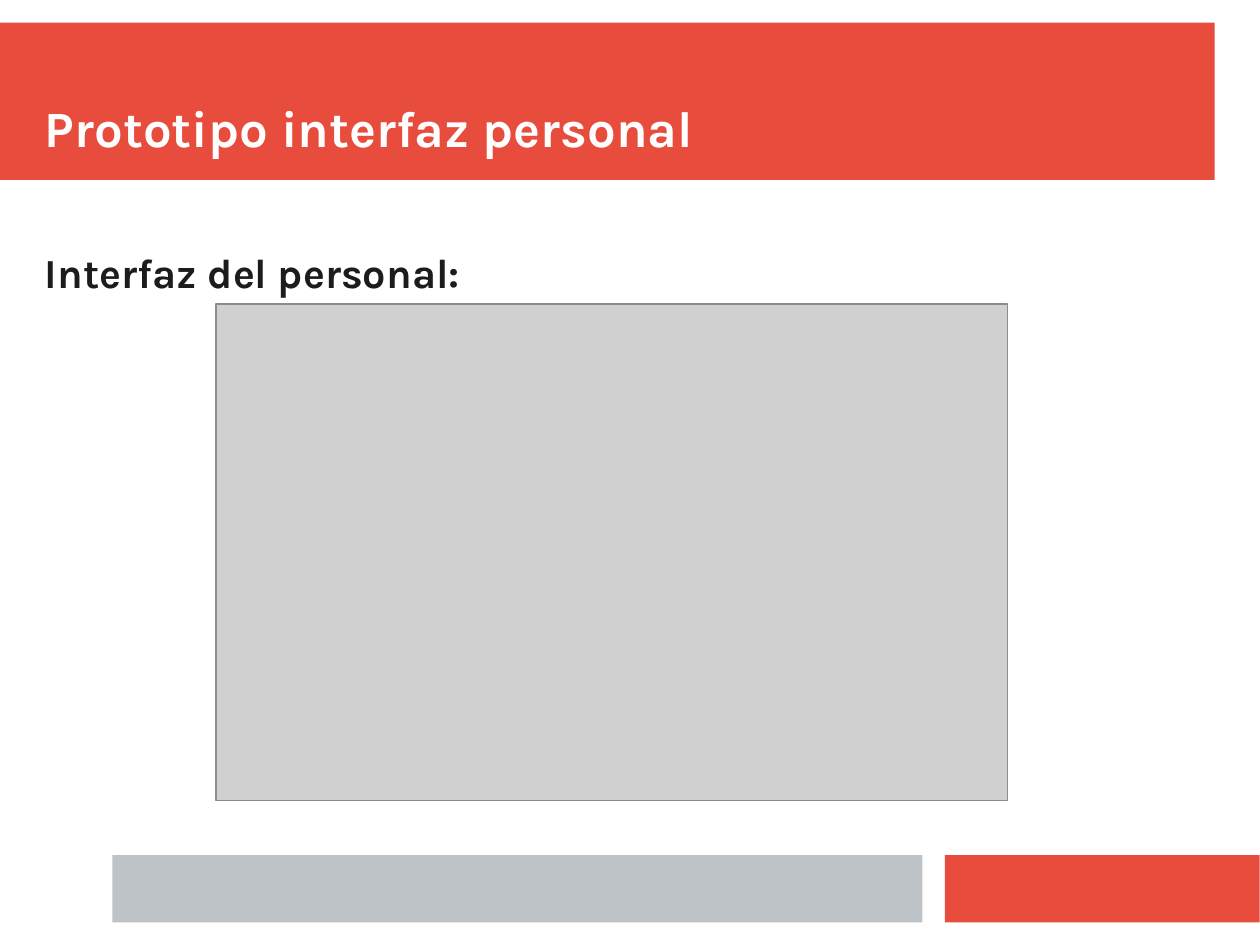
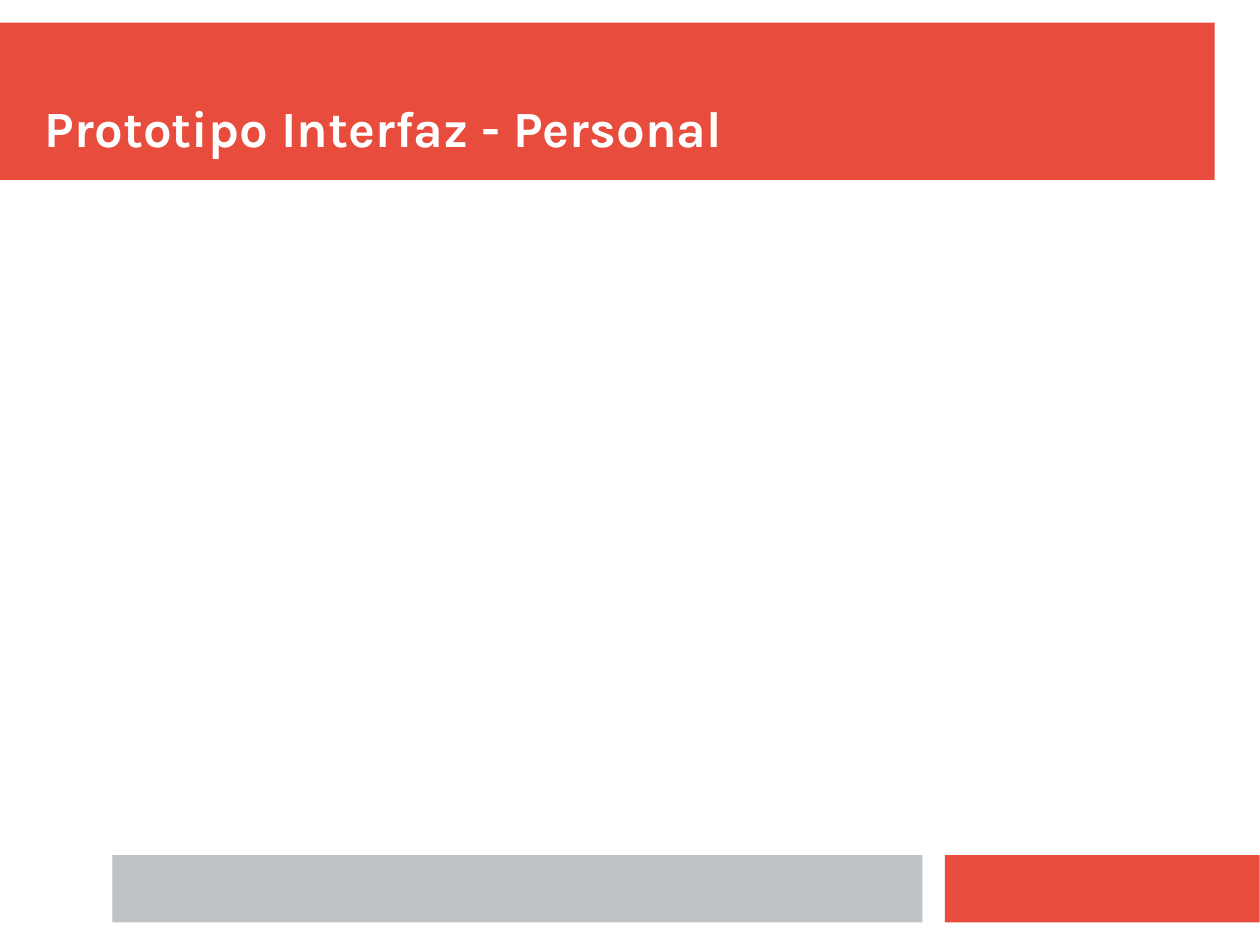
Before and after one commit to Juanba1998/APP-Restaurante, a slide deck: slide 7 of Material/Presentación/Presentacion Final (incompleta).pptx (slide 14 before the commit). Drawn at 1260x945 pixels with LibreOffice and Linux fonts; fonts in the diff are those of the drawing; grey boxes stand for pictures. Boxes give left, top, right and bottom in pixels: in the first picture for what was removed or moved away, otherwise in the second. Text is boxed around its words. In the diff, an @@ line names an element or a change of style, - is before the commit and + after.

```diff
--- a/Material/Presentación/Presentacion Final (incompleta).pptx
+++ b/Material/Presentación/Presentacion Final (incompleta).pptx
@@ text at bbox=[45, 111, 722, 159]: text changed @@
-Prototipo interfaz personal
+Prototipo Interfaz - Personal
@@ text removed at bbox=[45, 259, 460, 298] @@
-Interfaz del personal:
@@ picture removed at bbox=[216, 304, 1008, 802] @@
```
Also in this commit, not shown: 10 other slides changed, 6 slides added, 10 slides removed.
